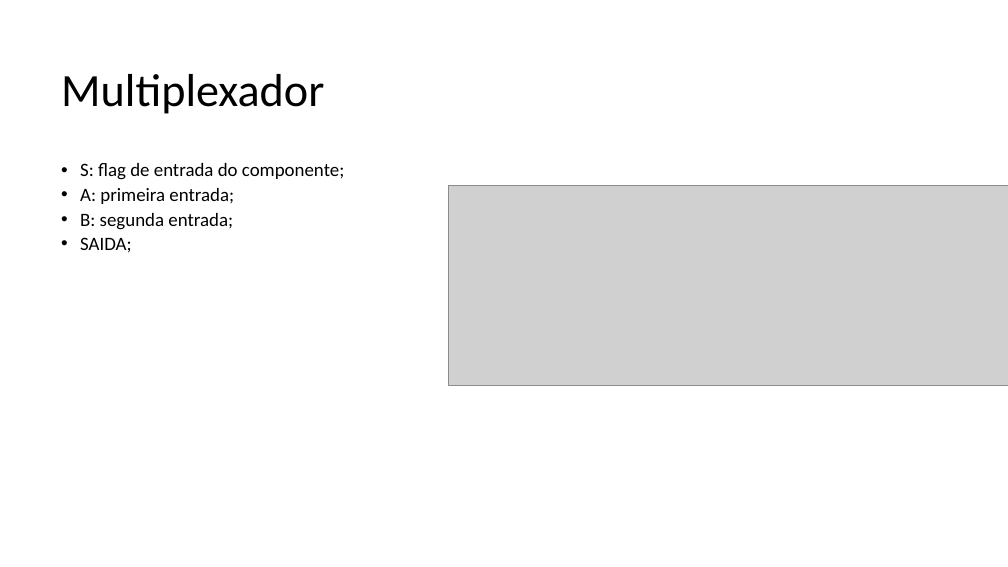
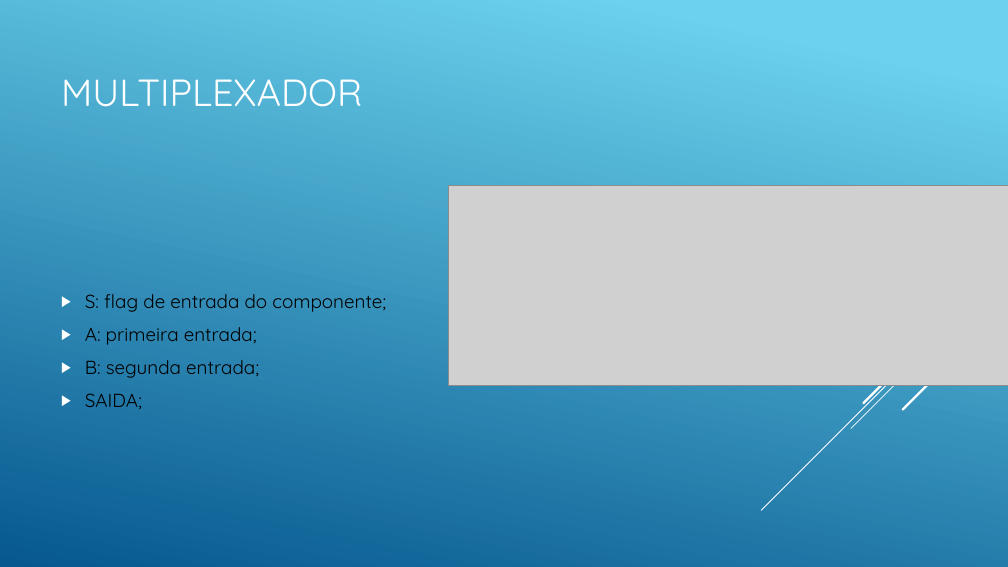
Before and after one commit to Tarlison/Projeto_Final_AOC_2018.2, a slide deck: slide 13 of Processador Uniciclo 16 bits.pptx. Drawn at 1008x567 pixels with LibreOffice and Linux fonts; fonts in the diff are those of the drawing; grey boxes stand for pictures. Boxes give left, top, right and bottom in pixels: in the first picture for what was removed or moved away, otherwise in the second. Text is boxed around its words. In the diff, an @@ line names an element or a change of style, - is before the commit and + after.

```diff
--- a/Processador Uniciclo 16 bits.pptx
+++ b/Processador Uniciclo 16 bits.pptx
@@ background #FFFFFF to gradient #6ED2EB to #06588E @@
@@ title at [61, 79, 362, 107]: text changed; size 44 to 36 pt; font Calibri to Quicksand; text colour #000000 to #FFFFFF @@
-Multiplexador
+MULTIPLEXADOR
@@ text "S: flag de entrada do ..." at [85, 294, 386, 409]: font Calibri to Quicksand; bullet • to ▶; line spacing 0.9 to 1; more space between paragraphs; vertical alignment top to middle @@
@@ group added at [761, 259, 1008, 510]: 4 lines @@
```
Also in this commit, not shown: 14 other slides changed.
